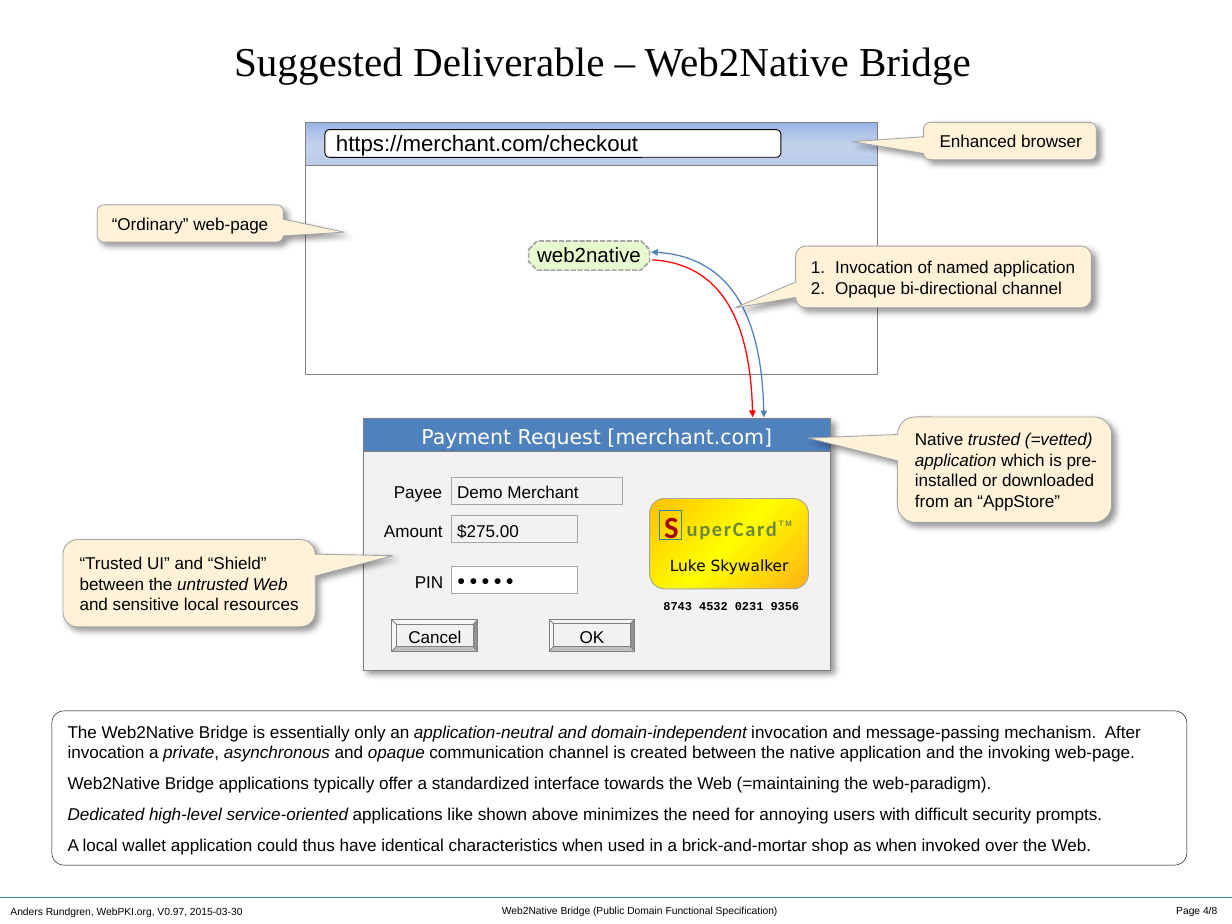
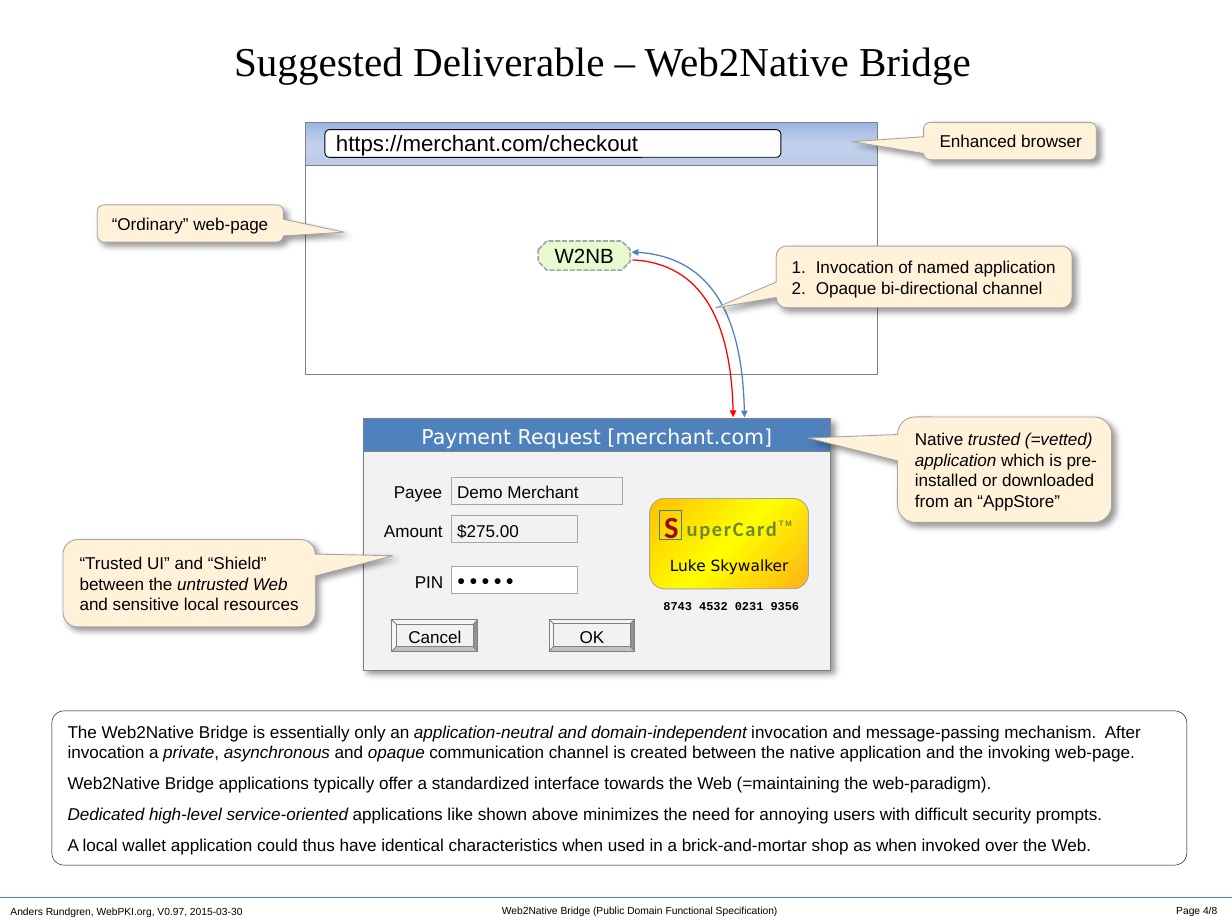
Before and after one commit to cyberphone/openkeystore.old, a slide deck: slide 4 of resources/docs/web2native-bridge.pptx. Drawn at 1232x924 pixels with LibreOffice and Linux fonts; fonts in the diff are those of the drawing. Boxes give left, top, right and bottom in pixels: in the first picture for what was removed or moved away, otherwise in the second. Text is boxed around its words. In the diff, an @@ line names an element or a change of style, - is before the commit and + after.

```diff
--- a/resources/docs/web2native-bridge.pptx
+++ b/resources/docs/web2native-bridge.pptx
@@ octagon "W2NB": place and size @@
-octagon "W2NB" at [529, 241, 649, 271]
+octagon "W2NB" at [538, 241, 631, 271]
@@ text in octagon at [555, 248, 614, 263]: text changed @@
-web2native
+W2NB
@@ 2 freeform shapes, 1 rounded speech box: place and size @@
-2 freeform shapes, 1 rounded speech box at [650, 246, 1092, 418]
+2 freeform shapes, 1 rounded speech box at [632, 246, 1072, 418]
```
Also in this commit, not shown: 1 other file.
